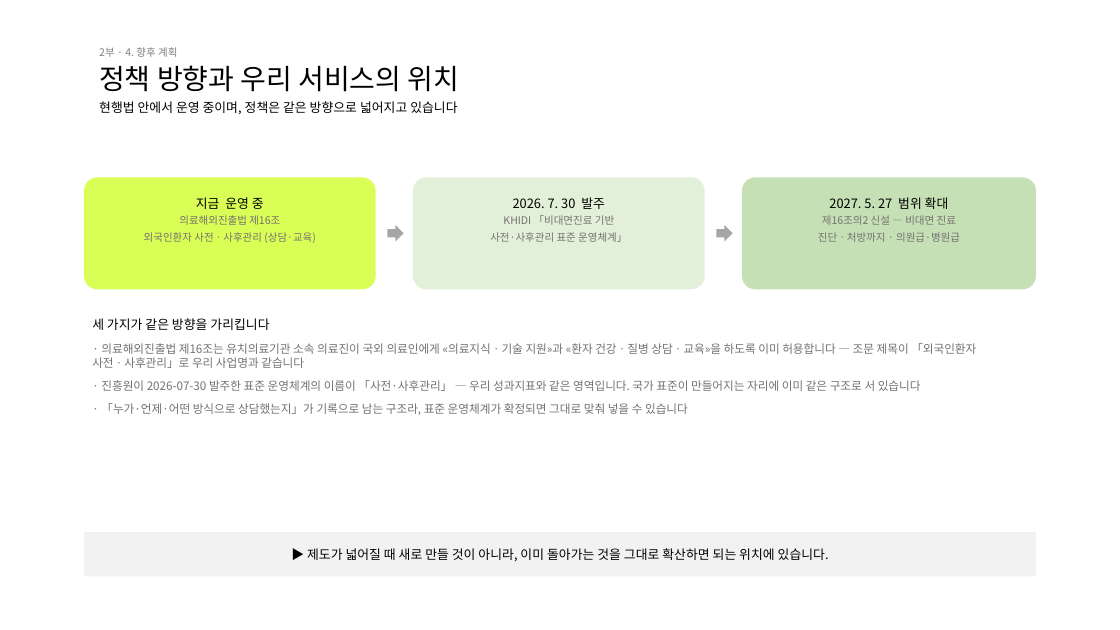
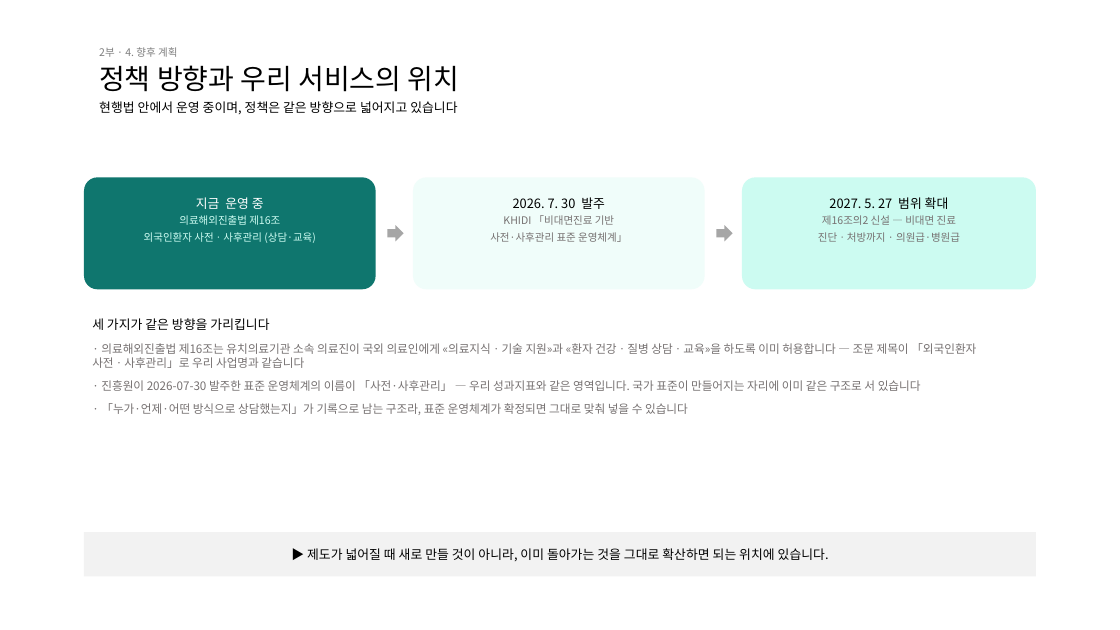
Before and after one commit to bonroi2296-tech/HEALO_KHIDI, a slide deck: slide 23 of docs/presentations/KHIDI_중간보고_20260827.pptx. Drawn at 1120x630 pixels with LibreOffice and Linux fonts; fonts in the diff are those of the drawing. Boxes give left, top, right and bottom in pixels: in the first picture for what was removed or moved away, otherwise in the second. Text is boxed around its words. In the diff, an @@ line names an element or a change of style, - is before the commit and + after.

```diff
--- a/docs/presentations/KHIDI_중간보고_20260827.pptx
+++ b/docs/presentations/KHIDI_중간보고_20260827.pptx
@@ rounded rectangle at [84, 177, 376, 289]: fill #D9FE55 to #0F766E @@
@@ rounded rectangle at [413, 177, 705, 289]: fill #E2F0D9 to #F0FDFA @@
@@ rounded rectangle at [742, 177, 1036, 289]: fill #C5E0B4 to #CCFBF1 @@
@@ text "지금 운영 중" at [144, 197, 316, 243]: text colour #000000 to #FFFFFF in "지금 운영 중"; text colour #767171 to #CCFBF1 in "의료해외진출법 제16조", "외국인환자 사전ㆍ사후관리 (상담·교육)" @@
```
Also in this commit, not shown: 7 other slides changed, 2 other files.
